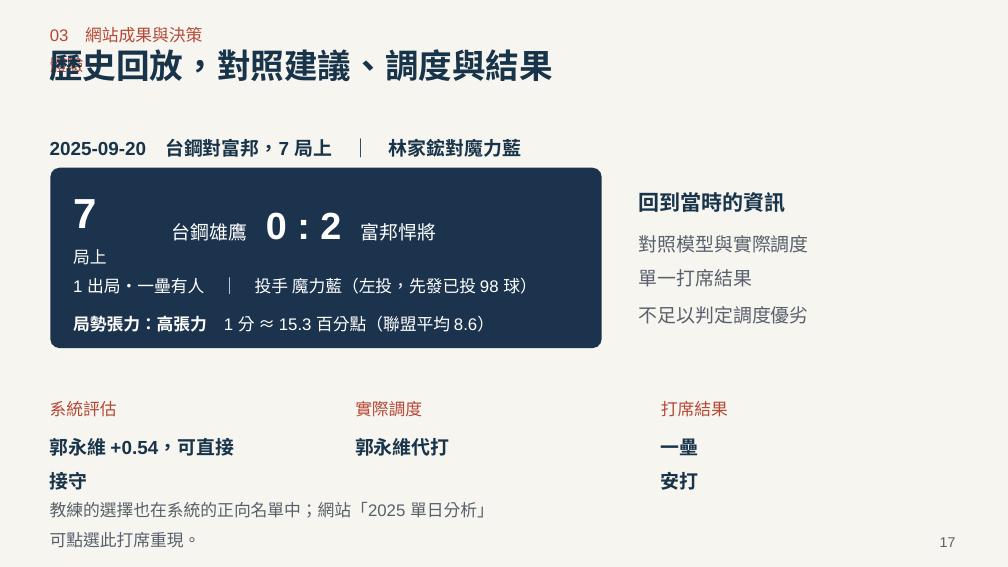
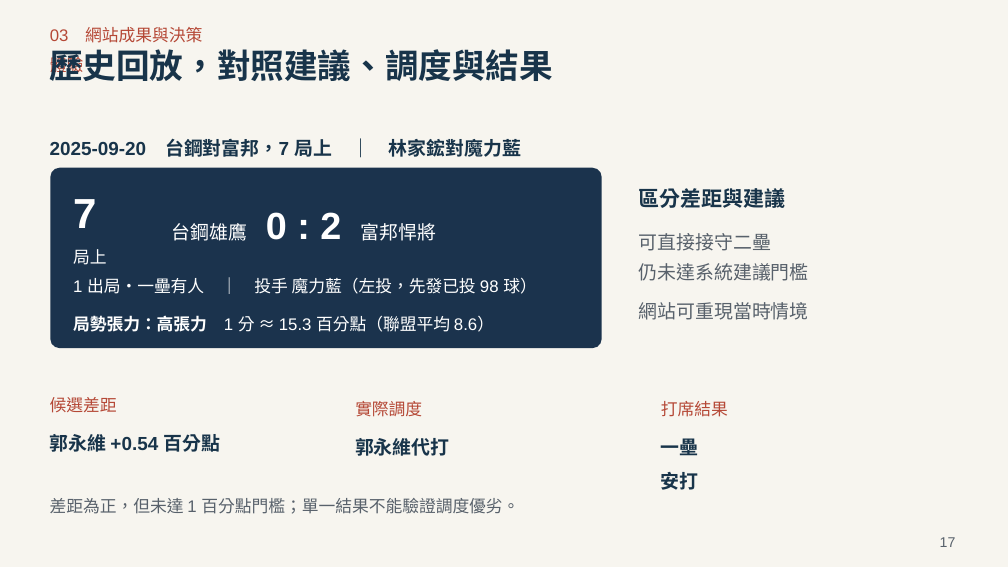
Before and after one commit to Da-Xiong-Chen/baseball_project, a slide deck: slide 17 of presentations/competition-2026/baseball-decision-22-slides.pptx. Drawn at 1008x567 pixels with LibreOffice and Linux fonts; fonts in the diff are those of the drawing. Boxes give left, top, right and bottom in pixels: in the first picture for what was removed or moved away, otherwise in the second. Text is boxed around its words. In the diff, an @@ line names an element or a change of style, - is before the commit and + after.

```diff
--- a/presentations/competition-2026/baseball-decision-22-slides.pptx
+++ b/presentations/competition-2026/baseball-decision-22-slides.pptx
@@ text at (638, 188, 785, 208): text changed @@
-回到當時的資訊
+區分差距與建議
@@ text at (639, 233, 809, 281): text changed @@
-對照模型與實際調度
-單一打席結果
+可直接接守二壘
+仍未達系統建議門檻
@@ text at (639, 302, 809, 320): text changed @@
-不足以判定調度優劣
+網站可重現當時情境
@@ text at (50, 397, 117, 413): text changed @@
-系統評估
+候選差距
@@ text at (49, 434, 221, 452): text changed @@
-郭永維 +0.54，可直接接守
+郭永維 +0.54 百分點
@@ text at (50, 498, 519, 514): text changed @@
-教練的選擇也在系統的正向名單中；網站「2025 單日分析」可點選此打席重現。
+差距為正，但未達 1 百分點門檻；單一結果不能驗證調度優劣。
```
Also in this commit, not shown: 11 other slides changed, 2 other files.
